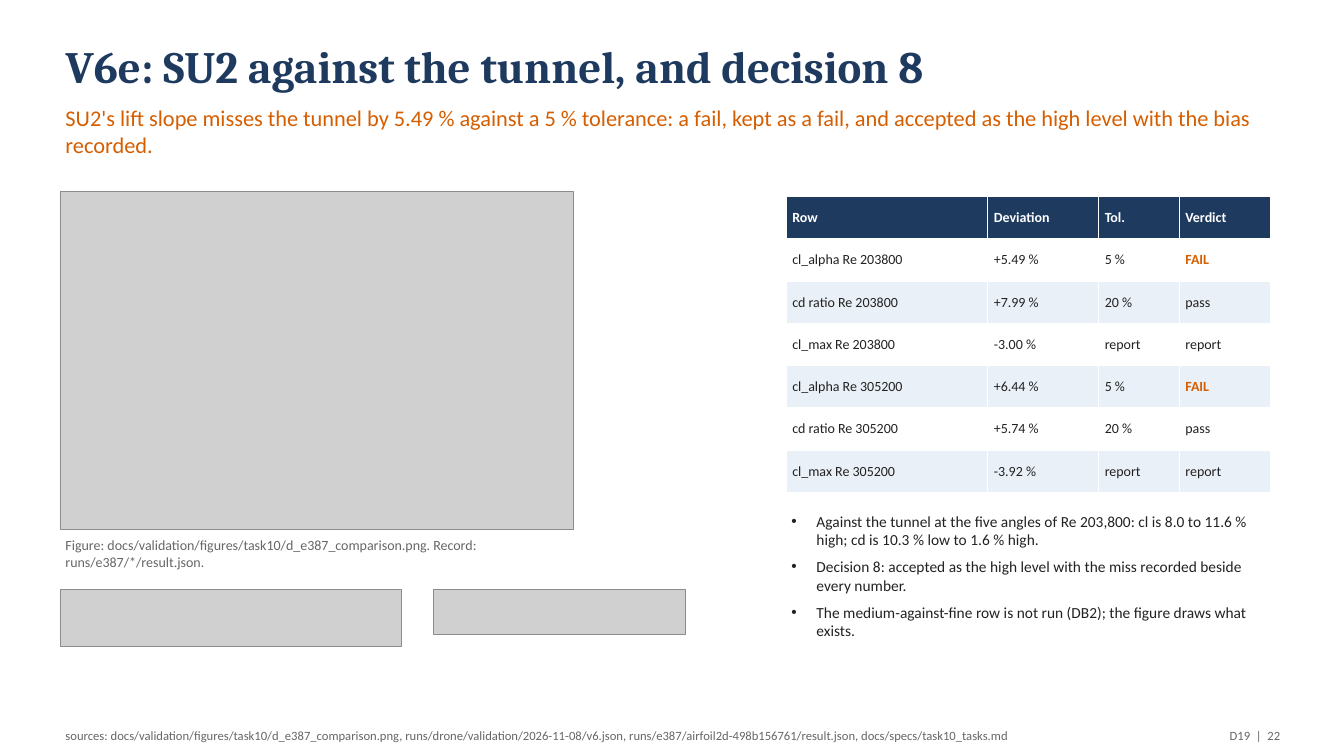
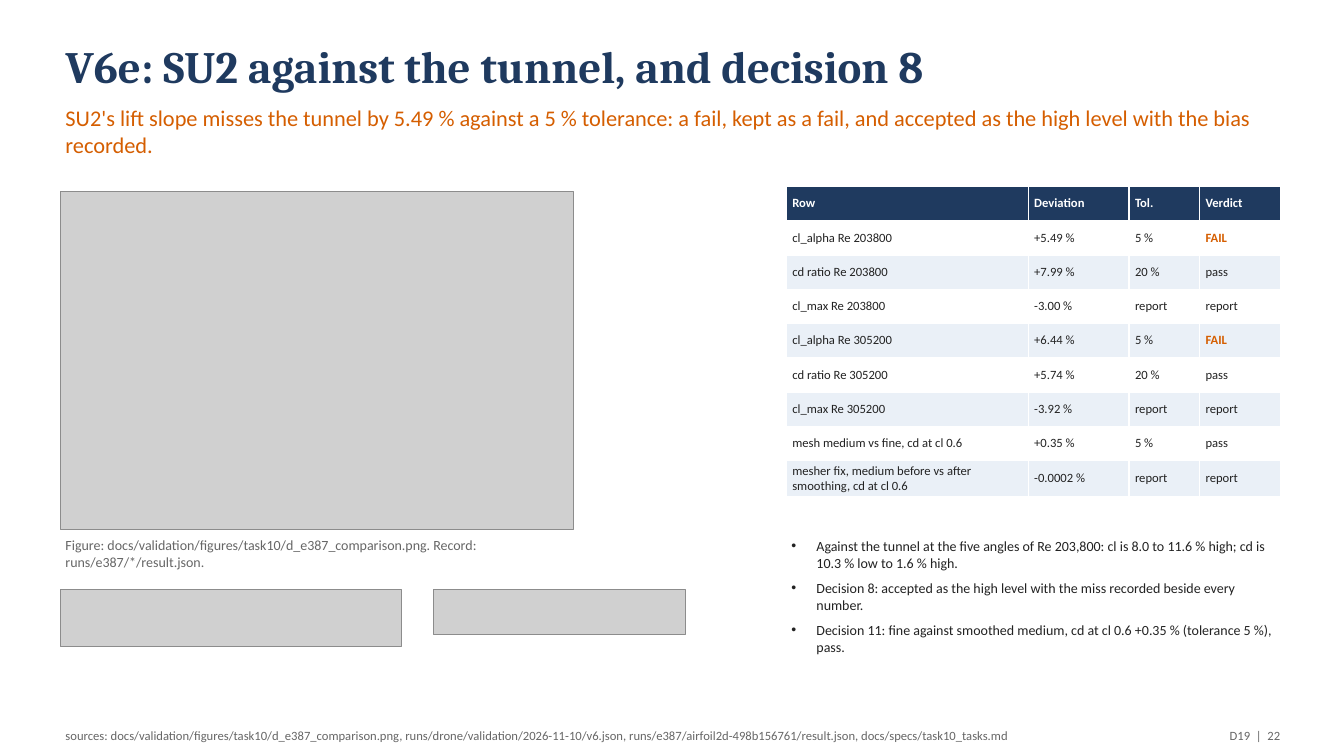
Before and after one commit to emarinhoss/ai-engineering, a slide deck: slide 22 of docs/talk/deck_drone.pptx. Drawn at 1344x756 pixels with LibreOffice and Linux fonts; fonts in the diff are those of the drawing; grey boxes stand for pictures. Boxes give left, top, right and bottom in pixels: in the first picture for what was removed or moved away, otherwise in the second. Text is boxed around its words. In the diff, an @@ line names an element or a change of style, - is before the commit and + after.

```diff
--- a/docs/talk/deck_drone.pptx
+++ b/docs/talk/deck_drone.pptx
@@ table at bbox=[786, 187, 1280, 496] @@
+row 8: mesh medium vs fine, cd at cl 0.6 | +0.35 % | 5 % | pass
+row 9: mesher fix, medium before vs after smoothing, cd at cl 0.6 | -0.0002 % | report | report
@@ table: place and size @@
-table at bbox=[786, 197, 1270, 493]
+table at bbox=[786, 187, 1280, 496]
@@ text "Against the tunnel at the ...": place and size @@
-text "Against the tunnel at the ..." at bbox=[816, 516, 1247, 636]
+text "Against the tunnel at the ..." at bbox=[816, 541, 1265, 655]
@@ text at bbox=[816, 541, 1265, 610]: size 11 to 10 pt in "Against the tunnel at the five angles ...", "Decision 8: accepted as the high level ..." @@
@@ text at bbox=[816, 625, 1251, 655]: text changed; size 11 to 10 pt @@
-• The medium-against-fine row is not run (DB2); the figure draws what exists.
+• Decision 11: fine against smoothed medium, cd at cl 0.6 +0.35 % (tolerance 5 %), pass.
@@ text at bbox=[65, 731, 1007, 742]: text changed @@
-sources: docs/validation/figures/task10/d_e387_comparison.png, runs/drone/validation/2026-11-08/v6.json, runs/e387/airfoil2d-498b156761/result.json, docs/specs/task10_tasks.md
+sources: docs/validation/figures/task10/d_e387_comparison.png, runs/drone/validation/2026-11-10/v6.json, runs/e387/airfoil2d-498b156761/result.json, docs/specs/task10_tasks.md
```
Also in this commit, not shown: 19 other slides changed, 21 other files.
